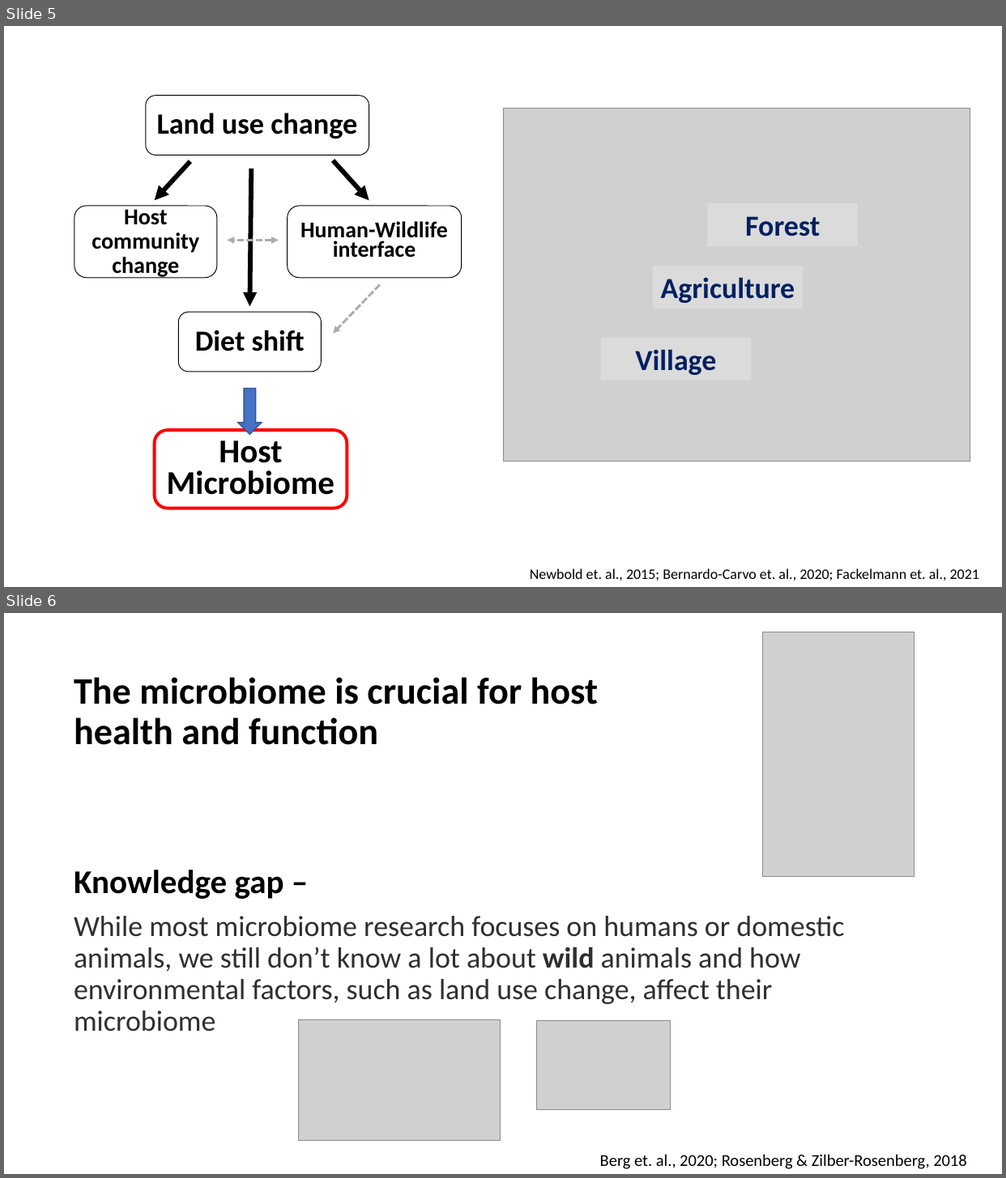
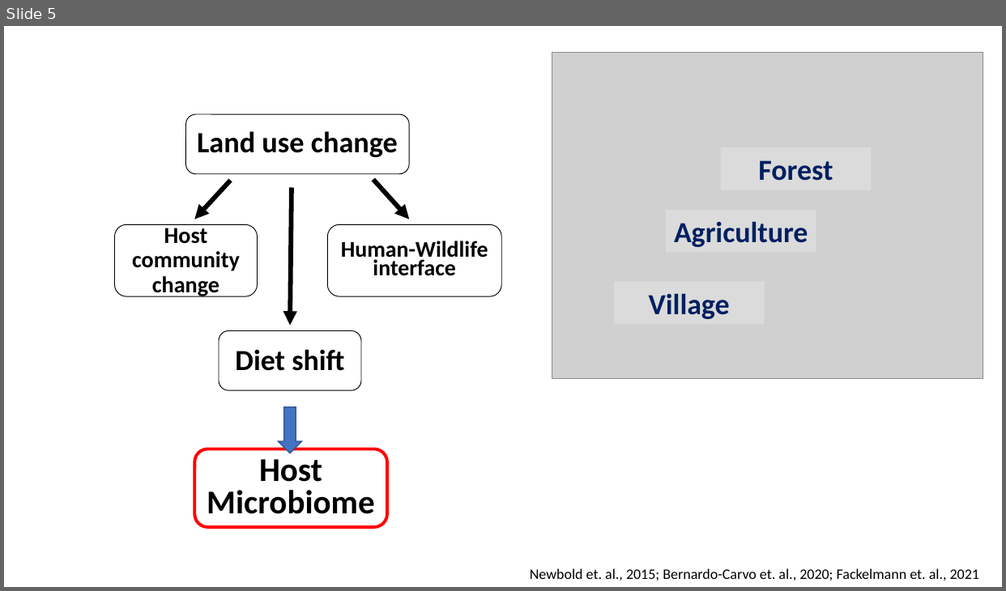
Before and after one commit to Ecological-Complexity-Lab/Microbiome_Structure_Madagascar, a slide deck: presentations/project story.pptx. Shown one above the other, each under a label of ours: slides 5 and 6 before the commit, slide 5 after it. The pictures are 1006x1178 and 1006x591 pixels, drawn with LibreOffice and Linux fonts; fonts in the diff are those of the drawing; grey boxes stand for pictures. Boxes give left, top, right and bottom in pixels: in the first picture for what was removed or moved away, otherwise in the second. Text is boxed around its words. In the diff, an @@ line names an element or a change of style, - is before the commit and + after.

```diff
--- a/presentations/project story.pptx
+++ b/presentations/project story.pptx
@@ slide 6 removed at (4,613,1002,1174), background #FFFFFF @@
@@ picture removed at (763,632,914,877) @@
@@ text removed at (74,677,598,745) @@
-The microbiome is crucial for host health and function
@@ text removed at (74,870,844,1032) @@
-Knowledge gap –
-While most microbiome research focuses on humans or domestic animals, we still don’t know a lot about wild animals and how environmental factors, such as land use change, affect their microbiome
@@ picture removed at (298,1020,501,1141) @@
@@ picture removed at (537,1021,671,1110) @@
@@ text removed at (600,1154,966,1169) @@
-Berg et. al., 2020; Rosenberg & Zilber-Rosenberg, 2018
@@ slide 5 changed as well @@
@@ picture: place and size @@
-picture at (503,109,970,462)
+picture at (552,52,983,378)
@@ double arrow removed from (279, 240) to (227, 240) @@
@@ arrow removed from (380, 285) to (334, 334) @@
@@ 3 rectangles: place and size @@
-3 rectangles at (601,203,859,380)
+3 rectangles at (614,148,871,324)
@@ 5 rounded rectangles, 3 arrows, 1 down arrow: place and size @@
-5 rounded rectangles, 3 arrows, 1 down arrow at (74,96,462,508)
+5 rounded rectangles, 3 arrows, 1 down arrow at (115,114,502,527)
```
Also in this commit, not shown: 10 other slides changed, 26 slides added, 18 other slides removed.
